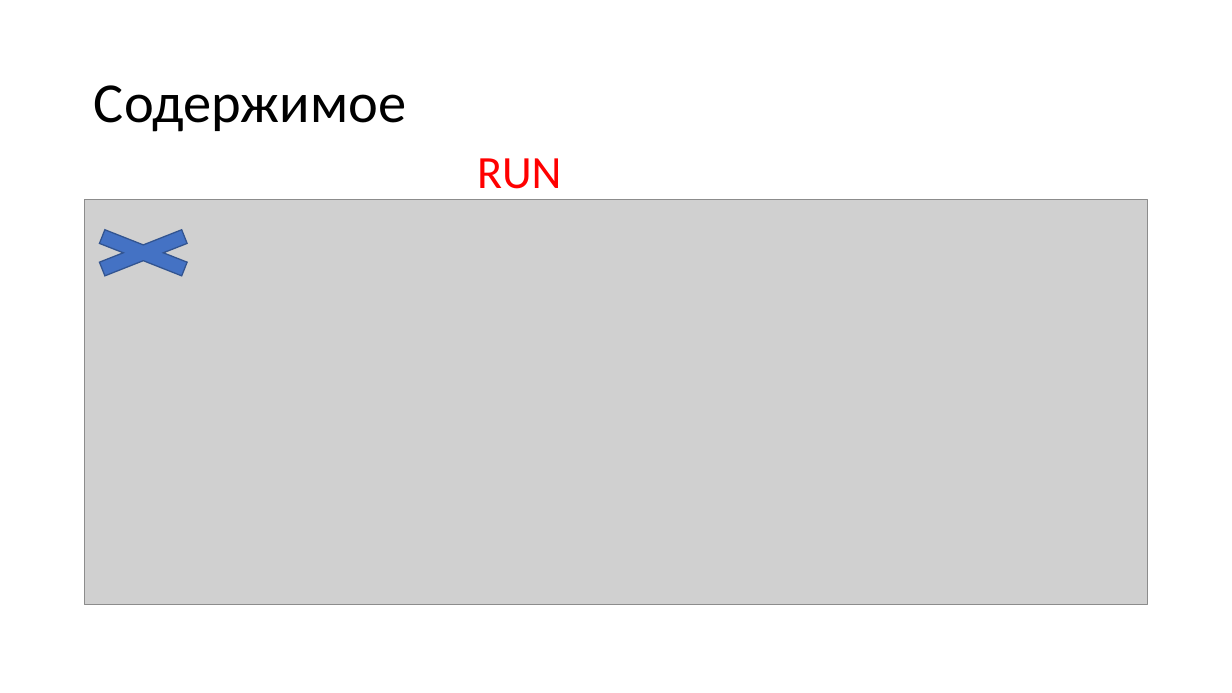
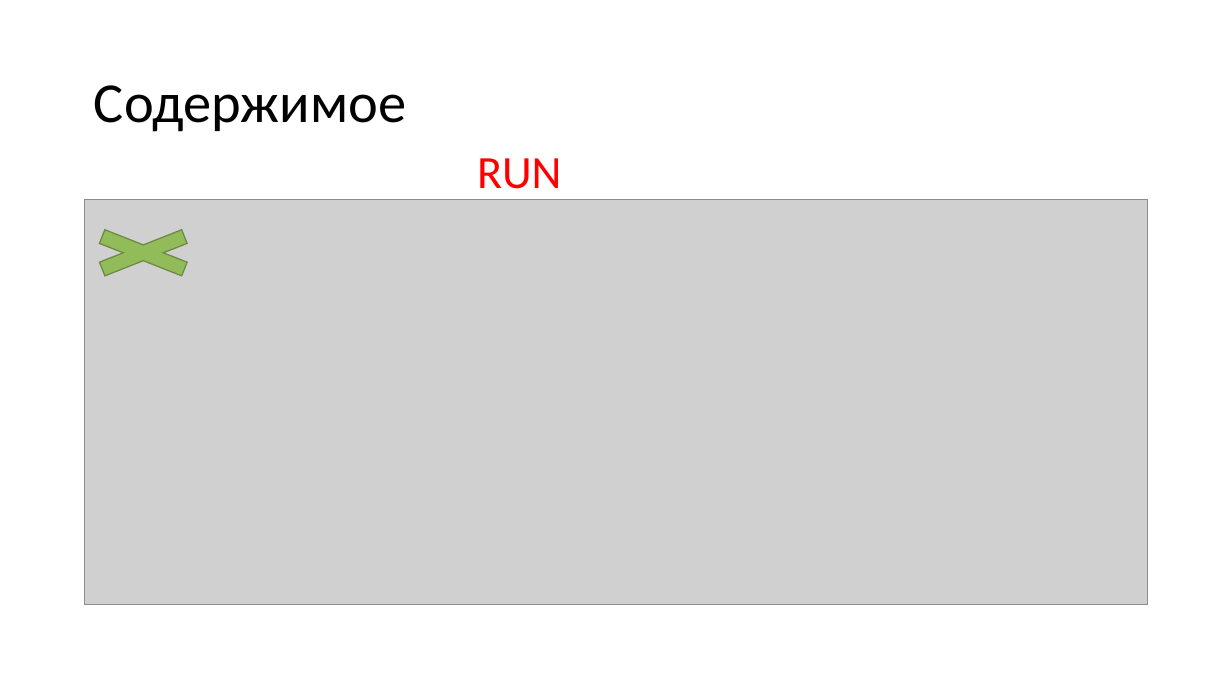
Before and after one commit to kugushev/presentations, a slide deck: slide 28 of 2019_VisualStudio-And-Docker/Presentation.pptx (slide 16 before the commit). Drawn at 1232x693 pixels with LibreOffice and Linux fonts; fonts in the diff are those of the drawing; grey boxes stand for pictures. Boxes give left, top, right and bottom in pixels: in the first picture for what was removed or moved away, otherwise in the second. Text is boxed around its words. In the diff, an @@ line names an element or a change of style, - is before the commit and + after.

```diff
--- a/2019_VisualStudio-And-Docker/Presentation.pptx
+++ b/2019_VisualStudio-And-Docker/Presentation.pptx
@@ cross at (x1=64, y1=222, x2=222, y2=285): fill #4472C4 to #92BC5A; outline #325491 1 pt to #6C8B43 1 pt @@
```
Also in this commit, not shown: 12 other slides changed, 12 slides added, 1 other file.
